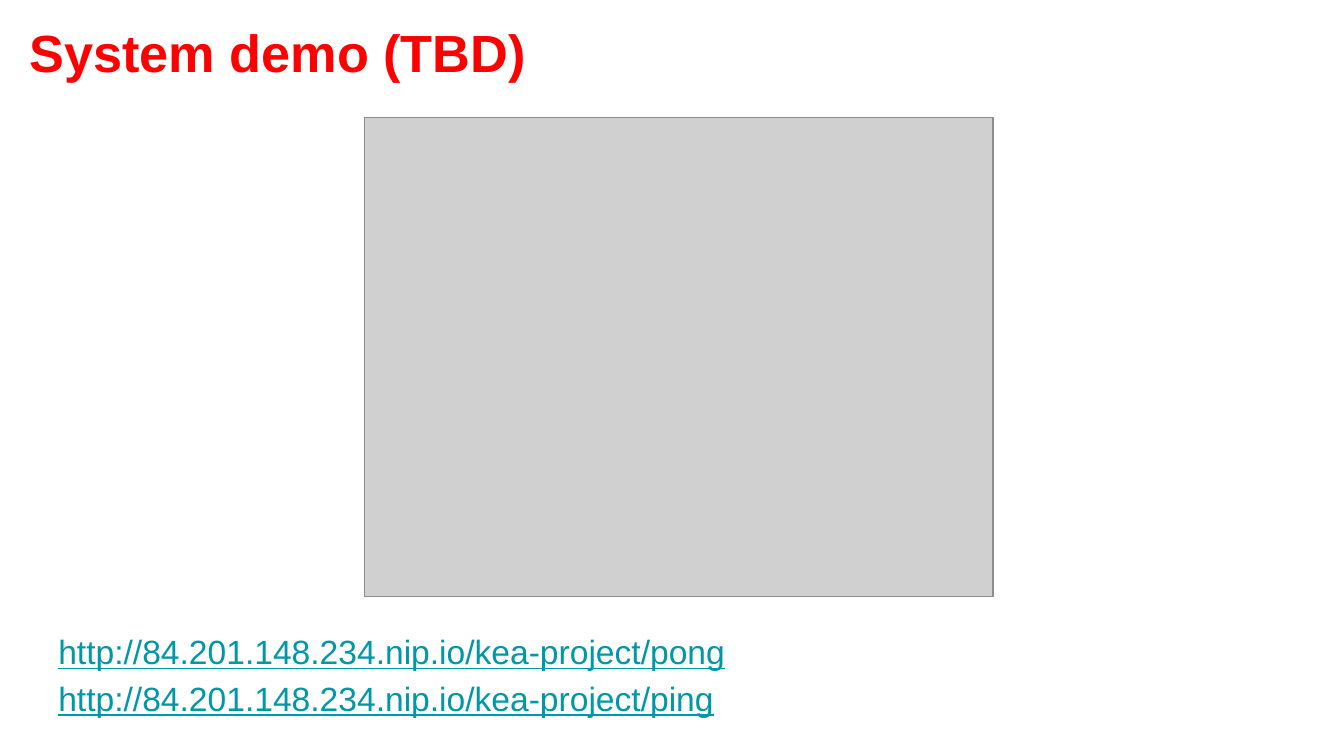
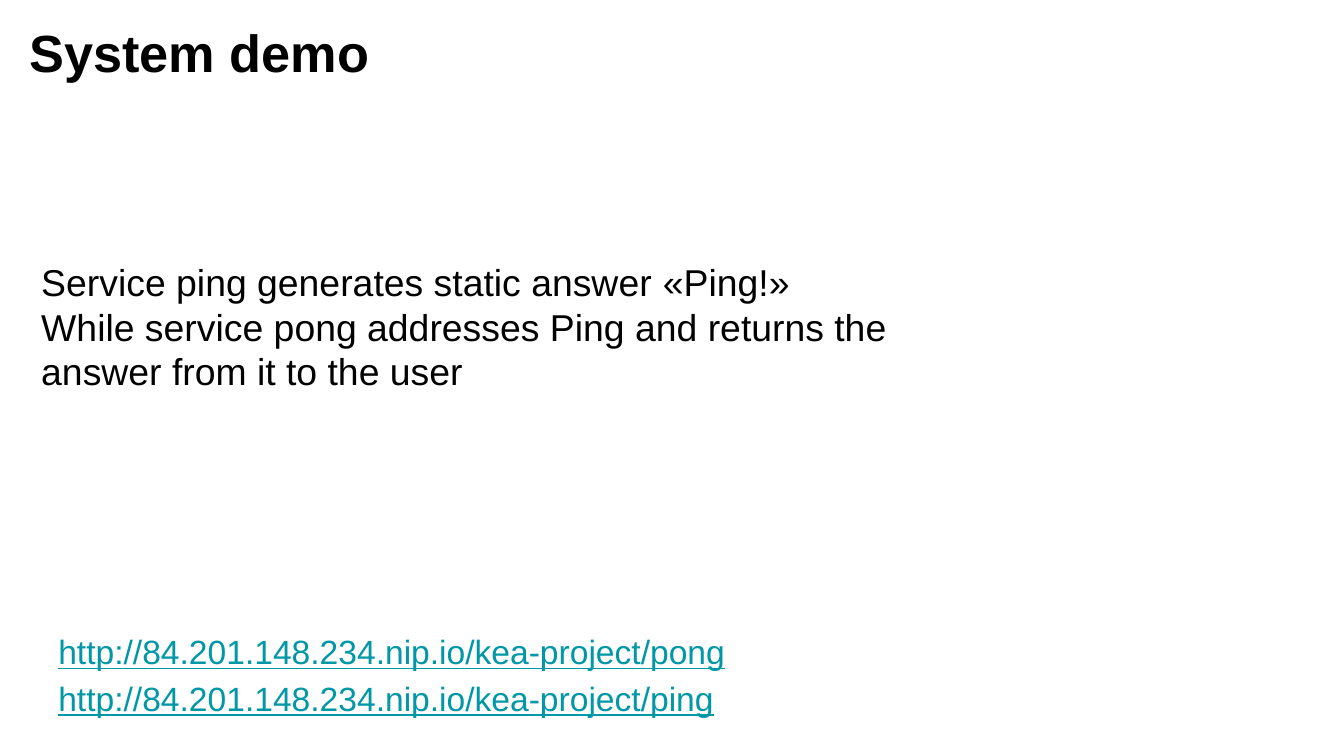
Before and after one commit to fanglores/Advanced-Software-Design, a slide deck: slide 16 of PracticeTasks/Module2/FinalTask_2/FinalTask_2.pptx. Drawn at 1344x756 pixels with LibreOffice and Linux fonts; fonts in the diff are those of the drawing; grey boxes stand for pictures. Boxes give left, top, right and bottom in pixels: in the first picture for what was removed or moved away, otherwise in the second. Text is boxed around its words. In the diff, an @@ line names an element or a change of style, - is before the commit and + after.

Commit message:
demo fix

```diff
--- a/PracticeTasks/Module2/FinalTask_2/FinalTask_2.pptx
+++ b/PracticeTasks/Module2/FinalTask_2/FinalTask_2.pptx
@@ title at (x1=30, y1=34, x2=369, y2=82): text changed; text colour #FF0000 to #000000 @@
-System demo (TBD)
+System demo
@@ picture removed at (x1=364, y1=118, x2=993, y2=598) @@
@@ text added at (x1=41, y1=269, x2=886, y2=386), 20 pt, text #000000 @@
+Service ping generates static answer «Ping!»
+While service pong addresses Ping and returns the answer from it to the user
```
Also in this commit, not shown: 1 other slide changed, 1 other file.
